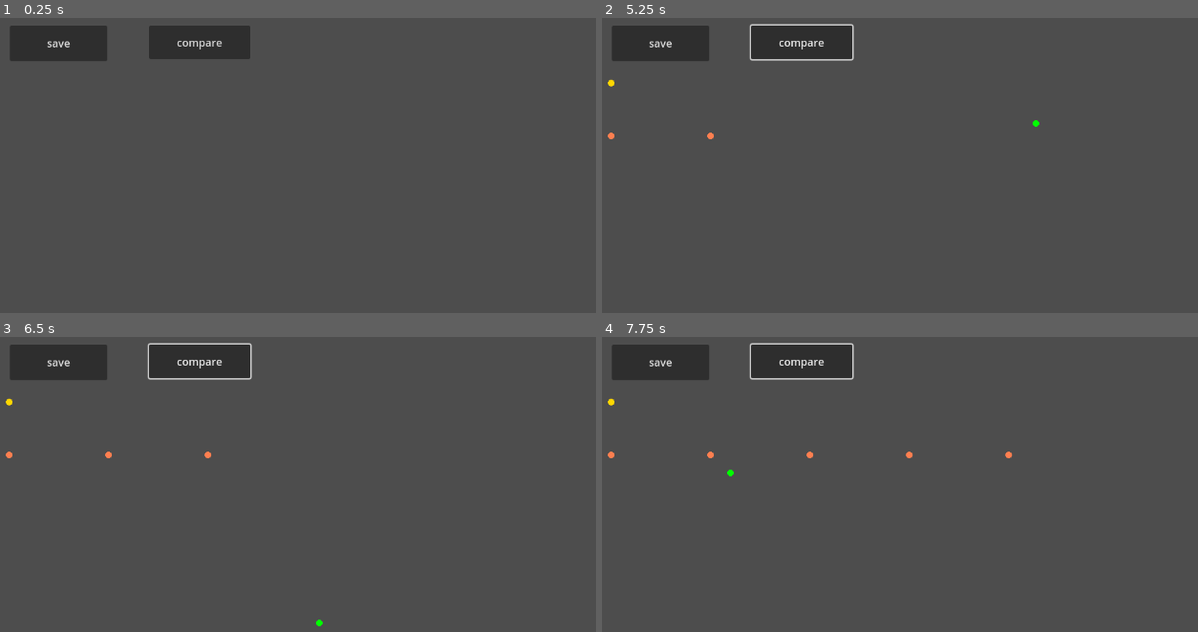
Above: before the commit, frames 1-4 (two rows, left to right).
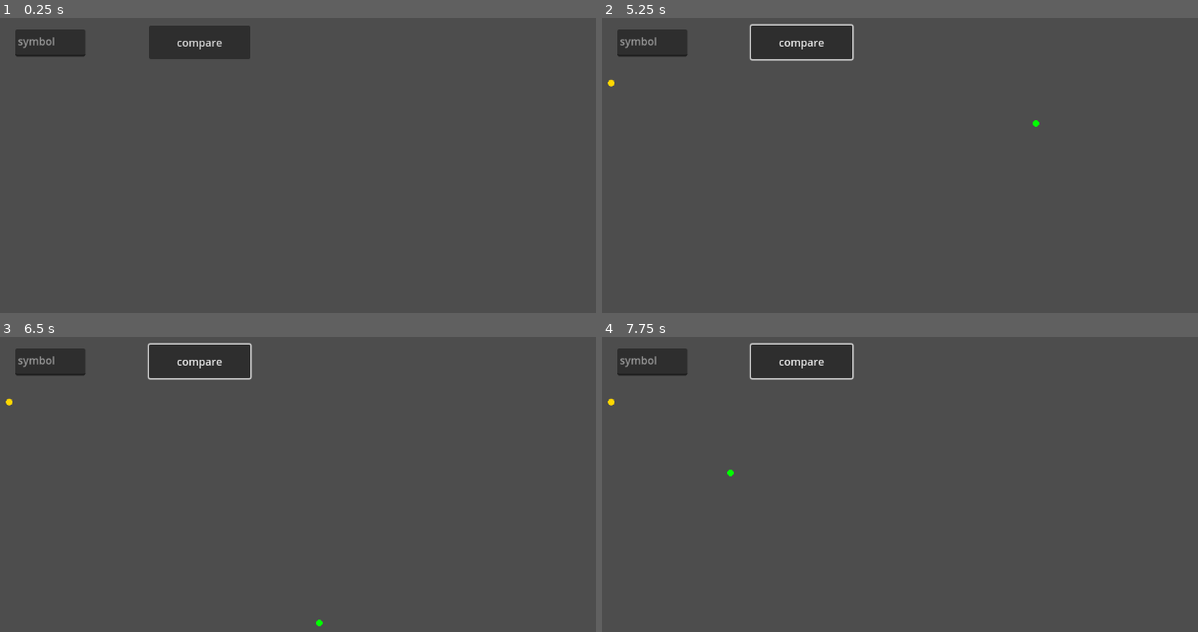
Above: after the commit, the same moments.

Repository: uprun/GRAIL-like
Game: Godot game, scene res://main.tscn
Same seed, same stepped clock (60 frames per second), same inputs: the game is played once before the commit and once after it.
Inputs (mouse positions are in pixels of both pictures, inside the frame that each line leads up to):
- Up to frame 1 (0.25 s): no input
- Up to frame 2 (5.25 s): click (661, 44) at 0.5 s, where only the run before the commit has a clickable "save"; click "compare" at 1.25 s; click "compare" at 2 s; click "compare" at 2.75 s; tap Enter at 3.5, 5 s; move the mouse to (1126, 197) at 3.52 s; click (1126, 197) at 3.67 s; tap Space at 4.25 s; move the mouse to (804, 239) at 4.27 s; click (804, 239) at 4.42 s; move the mouse to (1037, 124) at 5.02 s; click (1037, 124) at 5.17 s
- Up to frame 3 (6.5 s): tap Space at 5.75 s; move the mouse to (321, 623) at 5.77 s; click (321, 623) at 5.92 s
- Up to frame 4 (7.75 s): tap Enter at 6.5 s; move the mouse to (1186, 602) at 6.52 s; click (1186, 602) at 6.67 s; tap Space at 7.25 s; move the mouse to (733, 472) at 7.27 s; click (733, 472) at 7.42 s

The runs differ from the first frame. In frame 1, 1.0% of the frame differs, in the area x 1-18%, y 2-15%; in frame 2, 1.0%; in frame 3, 1.0%; in frame 4, 1.1%, in the area x 0-69%, y 2-42%.

Commit message:
symbols are loaded from directories (#8)

Diff:
--- a/main.gd
+++ b/main.gd
@@ -58,8 +58,10 @@
 	if stored_symbols.size() <= compare_index:
 		compare_index = null
 		if symbol_to_compare != null and max_matching_ratio < 85:
+			store_symbol_to_file(symbol_to_compare)
 			stored_symbols.push_back(symbol_to_compare)
 			golden_match.push_back(false)
+
 		symbol_to_compare = null
 		max_matching_ratio = 0.0
 
@@ -107,29 +109,29 @@
 				draw_compressed_symbol(symbol_to_draw_over, offset, Color.MAGENTA)
 		offset.x += 150
 
-	offset = Vector2(50,200)
-	for i in len(restored_symbols):
-		var symbol = restored_symbols[i]
-		draw_compressed_symbol(symbol, offset, Color.CORAL)
-		offset.x += 150
-
-
-func _on_button_pressed():
-	var drawn_symbol = Symbol_Drawn.new()
-	drawn_symbol.lines = lines
-	lines = []
-	if drawn_symbol.lines.size() > 0:
-		drawn_symbol.prepare_rescaled_lines()
-		stored_symbols.push_back(drawn_symbol)
-		golden_match.push_back(false)
-
-
-func _on_button_button_down():
-	pass # Replace with function body.
 
 
 func _on_compare_button_down():
 	pass # Replace with function body.
+
+func store_symbol_to_file(the_symbol: Symbol_Drawn):
+	var str: String
+	str = $TextEdit.text
+	var num = len(stored_symbols)
+	var str_num = String.num_int64(num).pad_zeros(3)
+	var path = "user://symbols/" + str + "/" + str_num + ".json"
+
+	var file_access := FileAccess.open(path, FileAccess.WRITE)
+	if not file_access:
+		print("An error happened while saving data: ", FileAccess.get_open_error())
+		return
+
+	var a = JSON.stringify(the_symbol.prepare_stored(), "    ")
+	file_access.store_line(a)
+
+	file_access.close()
+	var global_path = ProjectSettings.globalize_path(path)
+	#OS.shell_show_in_file_manager(global_path)
 
 
 var compare_index = null
@@ -143,39 +145,32 @@
 	if drawn_symbol.lines.size() > 0:
 		drawn_symbol.prepare_rescaled_lines()
 		print()
-		var save_path := "user://player_data.json"
 
-		var file_access := FileAccess.open(save_path, FileAccess.WRITE)
-		if not file_access:
-			print("An error happened while saving data: ", FileAccess.get_open_error())
-			return
+		symbol_to_compare = drawn_symbol
+		symbol_to_draw_over = drawn_symbol
+		compare_index = null
 
-		var a = JSON.stringify(drawn_symbol.prepare_stored(), "    ")
-		file_access.store_line(a)
 
-		file_access.close()
-
-		var file_read = FileAccess.open(save_path, FileAccess.READ)
+func _on_text_edit_text_changed():
+	symbol_to_compare = null
+	stored_symbols = []
+	if $TextEdit.text.length() == 0:
+		return
+	var str: String
+	str = $TextEdit.text
+	var path = "user://symbols/" + str + "/"
+	if (DirAccess.dir_exists_absolute(path) == false):
+		DirAccess.make_dir_recursive_absolute(path)
+	var opened_dir = DirAccess.open(path)
+	for file in opened_dir.get_files():
+		var file_read = FileAccess.open(path + file, FileAccess.READ)
 		if not file_read:
 			print("An error happened while saving data: ", FileAccess.get_open_error())
 			return
 		var stored_json = file_read.get_as_text()
 		file_read.close()
-
-
 		var stored_dictionary = JSON.parse_string(stored_json)
 		var single_restored_symbol = Symbol_Drawn.new()
 		single_restored_symbol.restore_from_save(stored_dictionary)
-
-		restored_symbols.push_back(single_restored_symbol)
-
-
-
-
-
-		var global_path = ProjectSettings.globalize_path(save_path)
-		OS.shell_show_in_file_manager(global_path)
-
-		symbol_to_compare = drawn_symbol
-		symbol_to_draw_over = drawn_symbol
-		compare_index = null
+		stored_symbols.push_back(single_restored_symbol)
+		golden_match.push_back(false)
--- a/main.tscn
+++ b/main.tscn
@@ -4,15 +4,6 @@
 
 [node name="Node2D" type="Node2D"]
 script = ExtResource("1_57xpm")
-
-[node name="Button" type="Button" parent="."]
-offset_left = 51.0
-offset_top = 33.0
-offset_right = 198.0
-offset_bottom = 87.0
-button_mask = 7
-text = "save
-"
 
 [node name="compare" type="Button" parent="."]
 offset_left = 261.0
@@ -22,7 +13,13 @@
 button_mask = 7
 text = "compare"
 
-[connection signal="button_down" from="Button" to="." method="_on_button_button_down"]
-[connection signal="pressed" from="Button" to="." method="_on_button_pressed"]
+[node name="TextEdit" type="TextEdit" parent="."]
+offset_left = 59.0
+offset_top = 39.0
+offset_right = 165.0
+offset_bottom = 80.0
+placeholder_text = "symbol"
+
 [connection signal="button_down" from="compare" to="." method="_on_compare_button_down"]
 [connection signal="pressed" from="compare" to="." method="_on_compare_pressed"]
+[connection signal="text_changed" from="TextEdit" to="." method="_on_text_edit_text_changed"]
